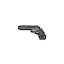
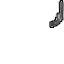
Layer changes from the first 64px x 64px image to the second:
painted on "Magnum Outline" over [18, 0, 64, 41]
painted on "Magnum" over [19, 1, 63, 40]
